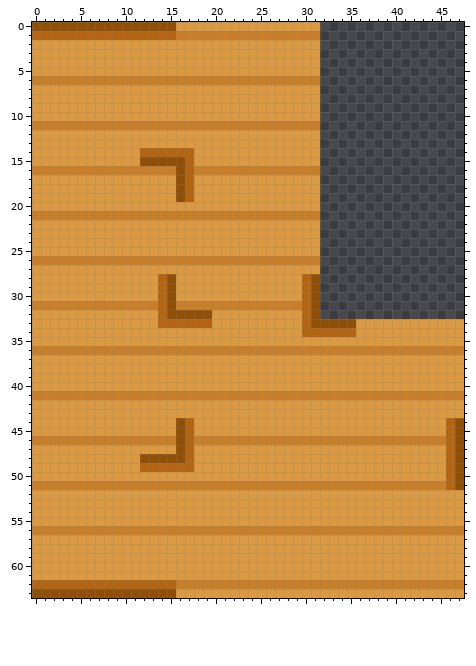
Pixel-art file -- Tiles/Flooring/WoodenFloor4X4O.aseprite. Above is the file before it was changed.
48x64 pixels, 1 frame.
The result:
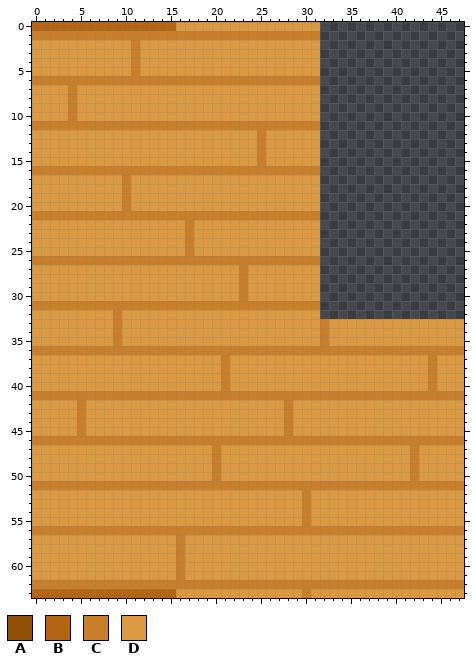
Palette (. is transparent): A #8f4f07  B #b36512  C #c97f2a  D #db9942
Edits made:
Changed rows in their new state; - is an unchanged pixel.
first column x 0:
 0 BBBBBBBBBBBBBBBB--------------------------------
 1 CCCCCCCCCCCCCCCC--------------------------------
 2 -----------C------------------------------------
 3 -----------C------------------------------------
 4 -----------C------------------------------------
 5 -----------C------------------------------------
 7 ----C-------------------------------------------
 8 ----C-------------------------------------------
 9 ----C-------------------------------------------
10 ----C-------------------------------------------
12 -------------------------C----------------------
13 -------------------------C----------------------
14 ------------DDDDDD-------C----------------------
15 ------------DDDDDD-------C----------------------
16 ----------------CC------------------------------
17 ----------C-----DD------------------------------
18 ----------C-----DD------------------------------
19 ----------C-----DD------------------------------
20 ----------C-------------------------------------
22 -----------------C------------------------------
23 -----------------C------------------------------
24 -----------------C------------------------------
25 -----------------C------------------------------
27 -----------------------C------------------------
28 --------------DD-------C------DD----------------
29 --------------DD-------C------DD----------------
30 --------------DD-------C------DD----------------
31 --------------CC--------------CC----------------
32 ---------C----DDDDDD----------DD----------------
33 ---------C----DDDDDD----------DDCDDD------------
34 ---------C--------------------DDCDDD------------
35 ---------C----------------------C---------------
37 ---------------------C----------------------C---
38 ---------------------C----------------------C---
39 ---------------------C----------------------C---
40 ---------------------C----------------------C---
42 -----C----------------------C-------------------
43 -----C----------------------C-------------------
44 -----C----------DD----------C-----------------DD
45 -----C----------DD----------C-----------------DD
46 ----------------CC----------------------------CC
47 ----------------DD--C---------------------C---DD
48 ------------DDDDDD--C---------------------C---DD
49 ------------DDDDDD--C---------------------C---DD
50 --------------------C---------------------C---DD
51 ----------------------------------------------CC
52 ------------------------------C-----------------
53 ------------------------------C-----------------
54 ------------------------------C-----------------
55 ------------------------------C-----------------
57 ----------------C-------------------------------
58 ----------------C-------------------------------
59 ----------------C-------------------------------
60 ----------------C-------------------------------
61 ----------------C-------------------------------
62 CCCCCCCCCCCCCCCC--------------------------------
63 BBBBBBBBBBBBBBBB--------------C-----------------
